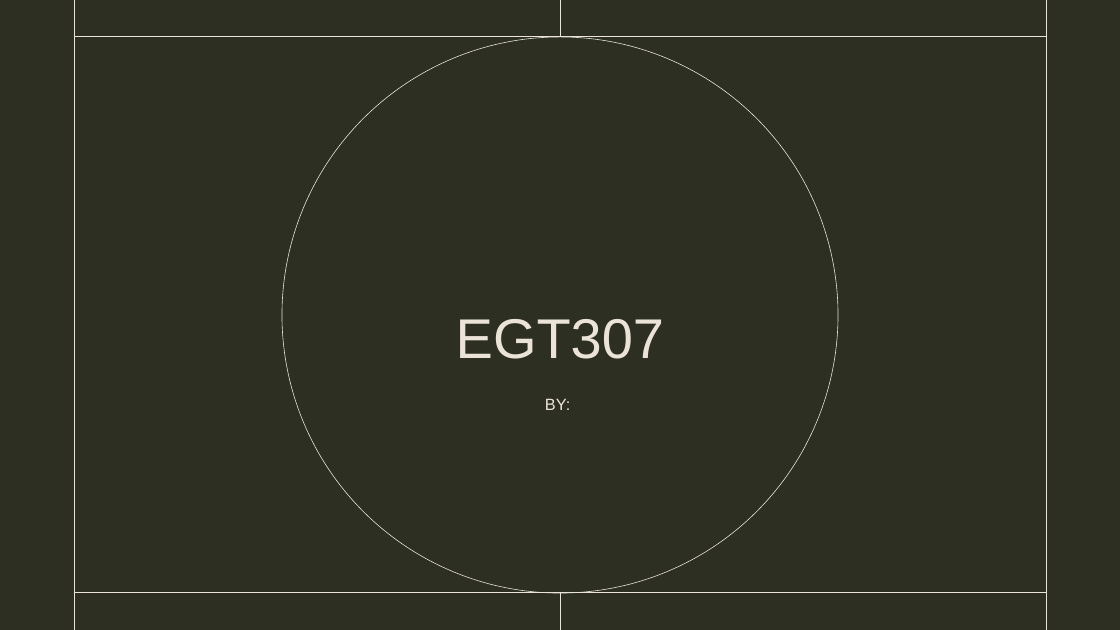
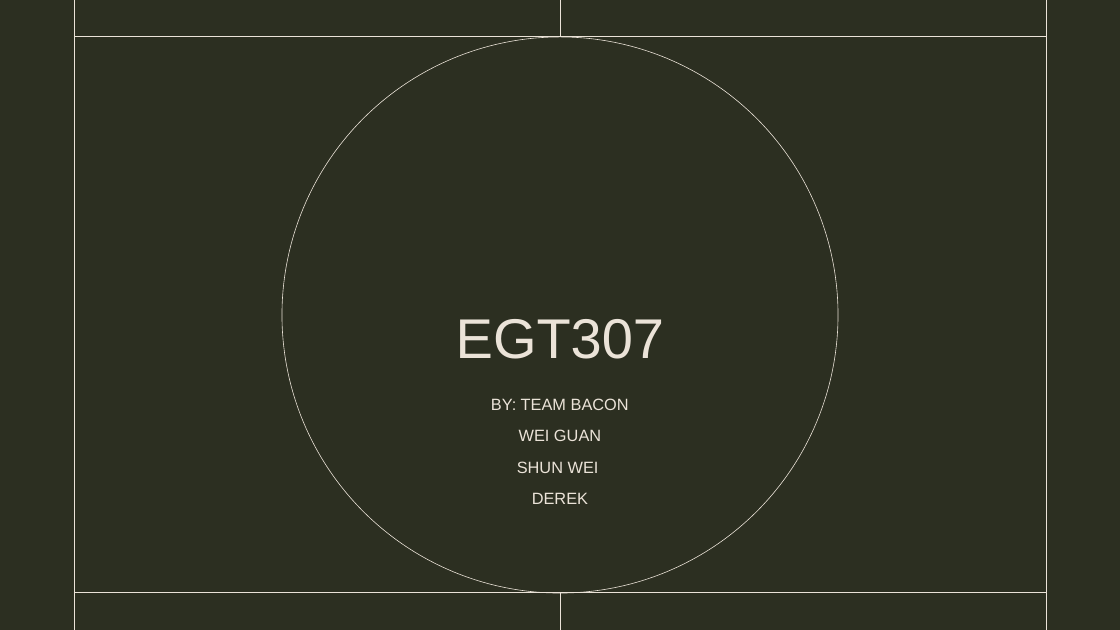
Before and after one commit to cucucumber789-svg/EGT307_T2_Bacon, a slide deck: slide 1 of EGT307 PRESENTATION.pptx. Drawn at 1120x630 pixels with LibreOffice and Linux fonts; fonts in the diff are those of the drawing. Boxes give left, top, right and bottom in pixels: in the first picture for what was removed or moved away, otherwise in the second. Text is boxed around its words. In the diff, an @@ line names an element or a change of style, - is before the commit and + after.

```diff
--- a/EGT307 PRESENTATION.pptx
+++ b/EGT307 PRESENTATION.pptx
@@ subtitle at [491, 398, 629, 504]: text changed @@
-BY:
+BY: TEAM BACON
+WEI GUAN
+SHUN WEI
+DEREK
```
Also in this commit, not shown: 1 other file.
